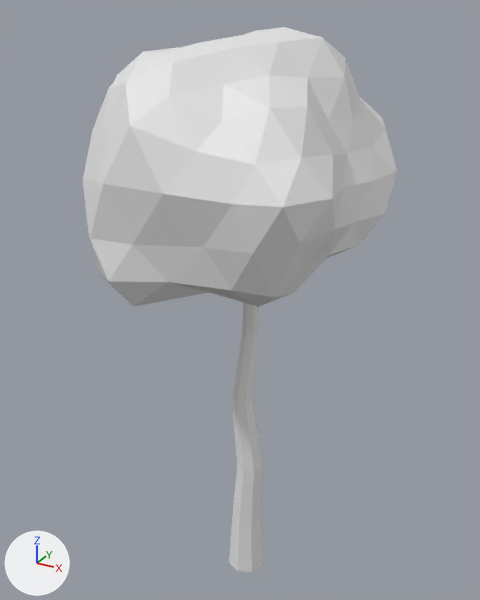
Before and after pictures for a commit that changed the Blender file Assets/Blender/trees.blend.
Before and after are seen from a 50 mm camera at (1.46, -2.74, 3.09) aimed at (-0.09, 0.08, 1.68). Arrows for +X, +Y and +Z are at lower left; the lights stay in place.

The first picture shows 'BushyTree'.
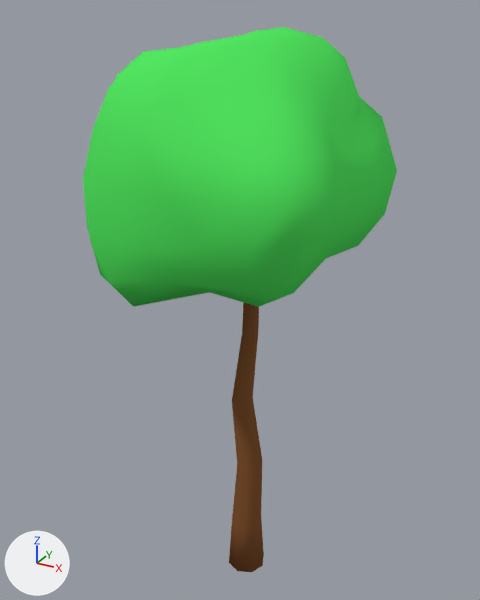
The edits, one by one:
Material 'Foliage' (mat_foliage) is new.
Its base color is (0.0869, 0.8, 0.12) (green #53e761).
Material 'Wood' (mat_wood) is new.
Its base color is (0.22, 0.0867, 0.0308) (brown #815331).
me_cylinder_002 has 214 vertices, 361 faces and spans x -0.71..0.65, y -0.73..0.76, z 0.0..3.01.
me_cylinder_002 is used by ob_bushytree; location (0.0, 0.0, 0.0).
me_cylinder_002 part 1: all 41 faces centred in x -0.09..0.09, y -0.09..0.09, z 0.0..1.76 switch from no material to mat_wood (brown #815331).
me_cylinder_002 part 2: all 320 faces centred in x -0.7..0.63, y -0.71..0.76, z 1.85..3.0 switch from no material to mat_foliage (green #53e761).

Boxes [x1, y1, x2, y2] around the edits, measured in the pictures (480 x 600 px):
part 1 of me_cylinder_002, recoloured (grey to brown): [229, 302, 264, 572] in both
part 2 of me_cylinder_002, recoloured (white to green): [83, 27, 397, 307] in both
